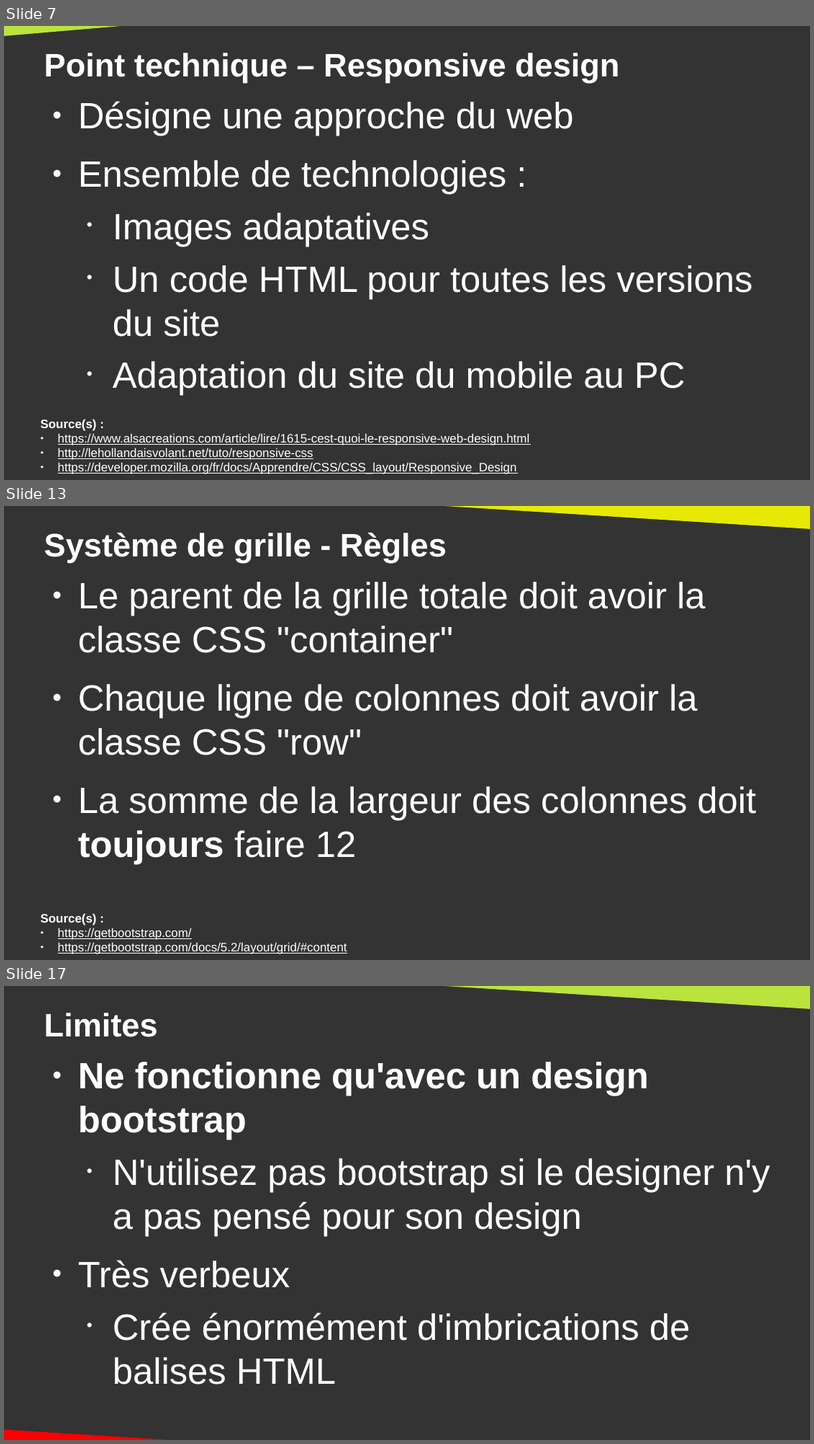
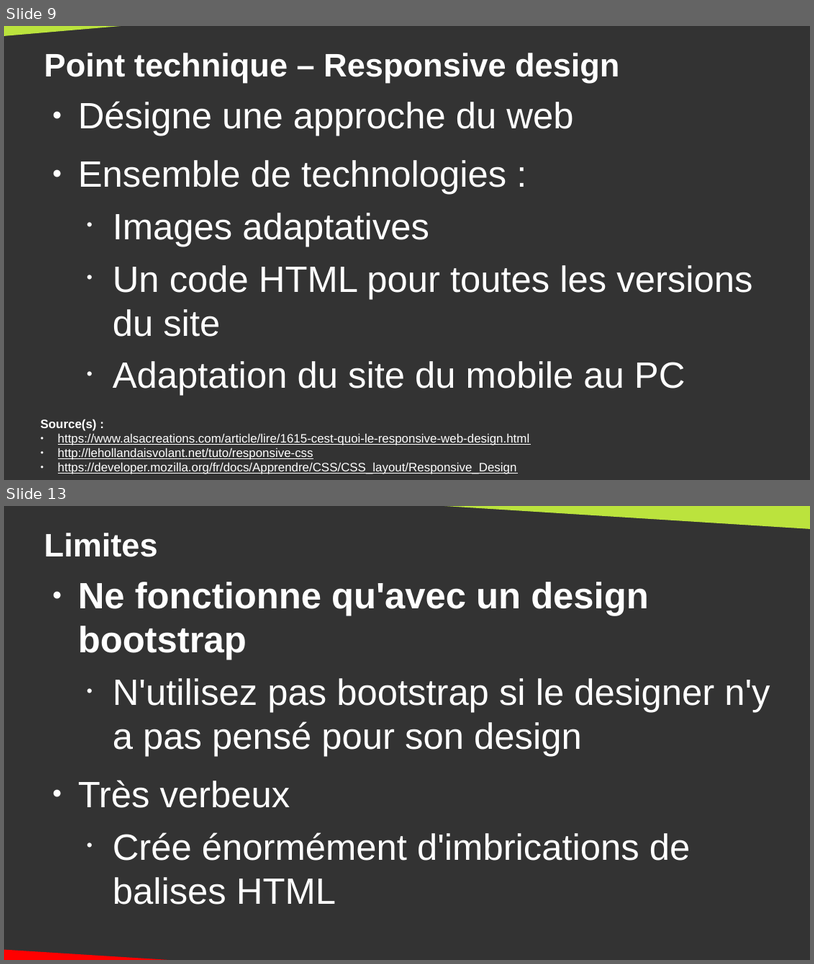
Before and after one commit to DanYellow/cours, a slide deck: integration-web-s2/cours-magistraux/numero-4/presentation.odp. Shown one above the other, each under a label of ours: slides 7, 13 and 17 before the commit, slides 9 and 13 after it; the slides between them are not shown. The pictures are 814x1444 and 814x964 pixels, drawn with LibreOffice and Linux fonts; fonts in the diff are those of the drawing. Boxes give left, top, right and bottom in pixels: in the first picture for what was removed or moved away, otherwise in the second. Text is boxed around its words. In the diff, an @@ line names an element or a change of style, - is before the commit and + after.

```diff
--- a/integration-web-s2/cours-magistraux/numero-4/presentation.odp
+++ b/integration-web-s2/cours-magistraux/numero-4/presentation.odp
@@ slide 13 removed at (4,506,810,960), background #333333 @@
@@ right triangle removed at (394,506,810,530) @@
@@ title removed at (44,533,447,562) @@
-Système de grille - Règles
@@ text removed at (78,582,756,864) @@
-● Le parent de la grille totale doit avoir la classe CSS "container"
-● Chaque ligne de colonnes doit avoir la classe CSS "row"
-● La somme de la largeur des colonnes doit toujours faire 12
@@ text removed at (41,913,347,954) @@
-Source(s) :
-● https://getbootstrap.com/
-● https://getbootstrap.com/docs/5.2/layout/grid/#content
@@ what was slide 7 is now slide 9 @@
@@ what was slide 17 is now slide 13 @@
```
Also in this commit, not shown: 3 slides changed, 6 slides added, 9 other slides removed, 46 other files.
